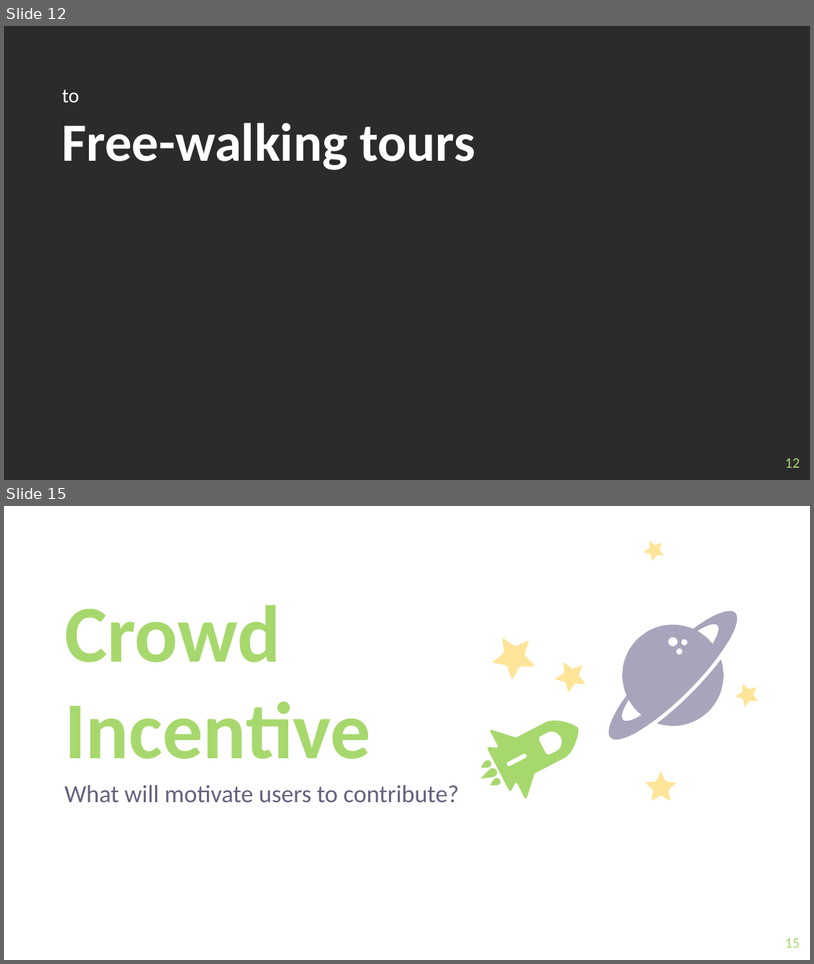
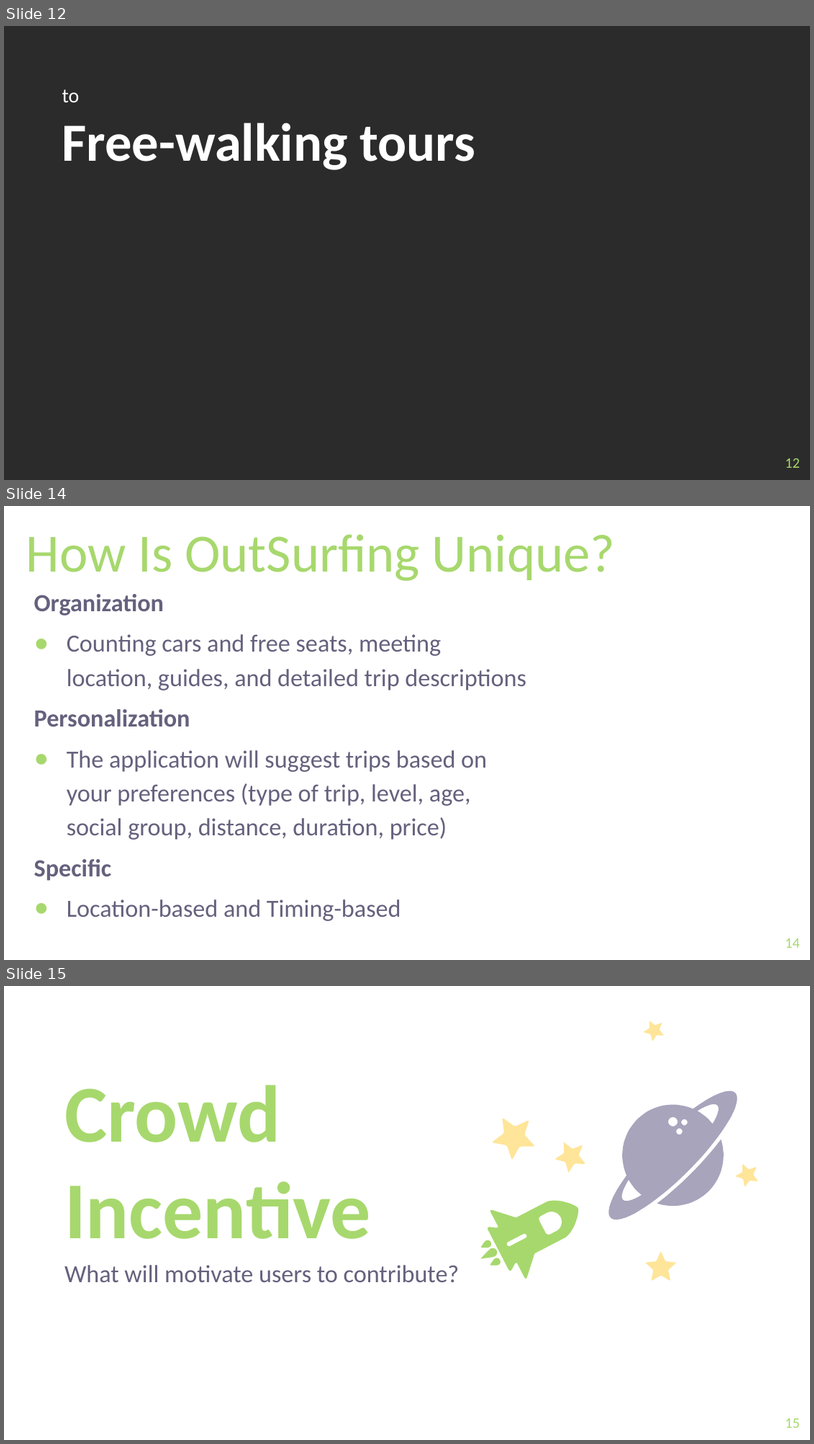
Before and after one commit to keremg/outsurfing, a slide deck: documents/Presentation_new.pptx. Shown one above the other, each under a label of ours: slides 12 and 15 before the commit, slides 12, 14 and 15 after it; the slides between them are not shown. The pictures are 814x964 and 814x1444 pixels, drawn with LibreOffice and Linux fonts; fonts in the diff are those of the drawing; background and template pictures are left out; a plain dark background stands for a picture behind light text. Boxes give left, top, right and bottom in pixels: in the first picture for what was removed or moved away, otherwise in the second. Text is boxed around its words. In the diff, an @@ line names an element or a change of style, - is before the commit and + after.

```diff
--- a/documents/Presentation_new.pptx
+++ b/documents/Presentation_new.pptx
@@ slide 14 added at [4,506,810,960], background #FFFFFF @@
@@ text added at [26,534,615,581], 48 pt, text #A7D86D @@
+How Is OutSurfing Unique?
@@ text added at [34,594,527,921], 22 pt, text #65617D @@
+Organization
+● Counting cars and free seats, meeting location, guides, and detailed trip descriptions
+Personalization
+● The application will suggest trips based on your preferences (type of trip, level, age, social group, distance, duration, price)
+Specific
+● Location-based and Timing-based
@@ page number added at [785,938,800,947], 13 pt, text #A7D86D @@
+14
```
Also in this commit, not shown: 12 slides changed, 2 other slides added, 1 slide removed, 1 other file.
